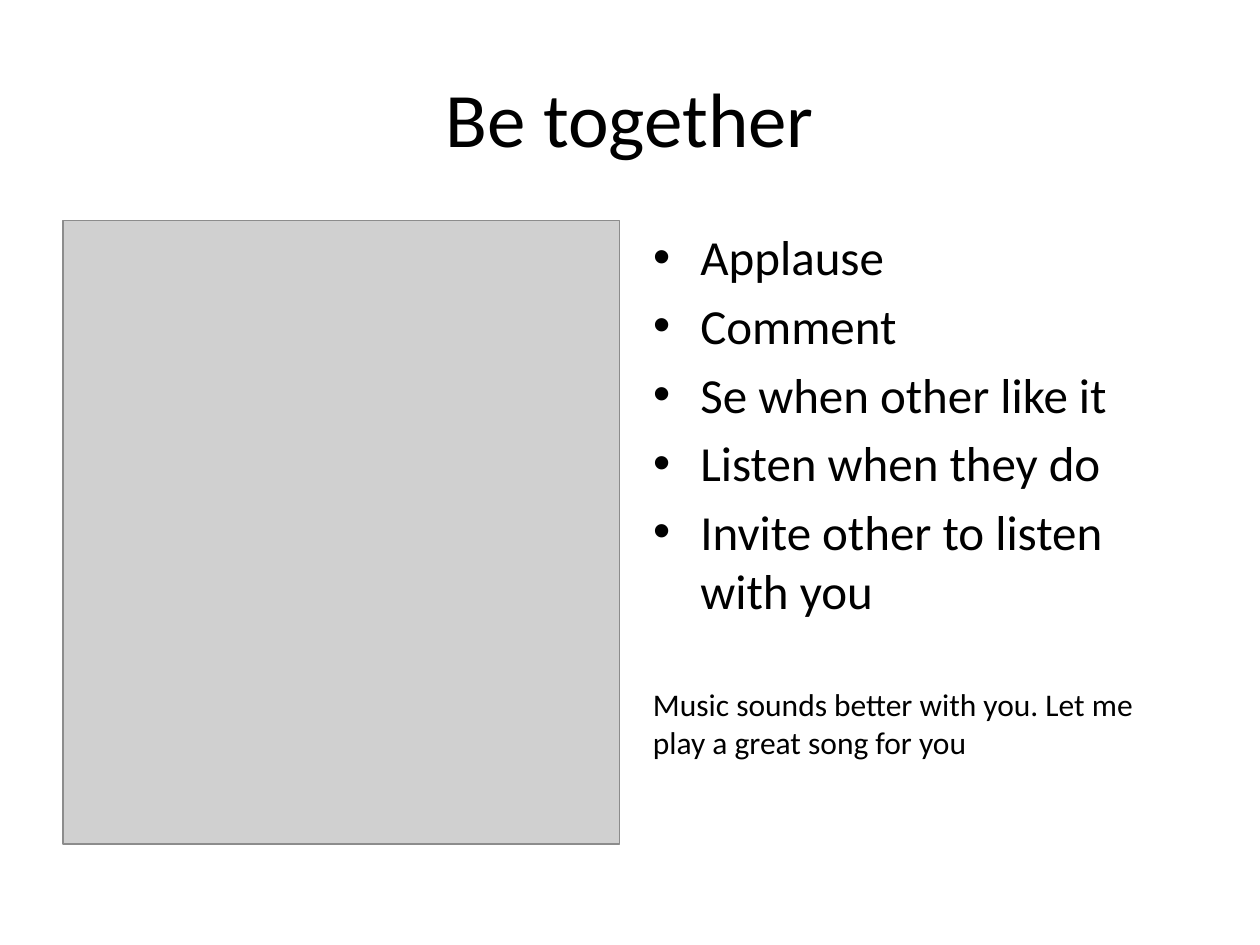
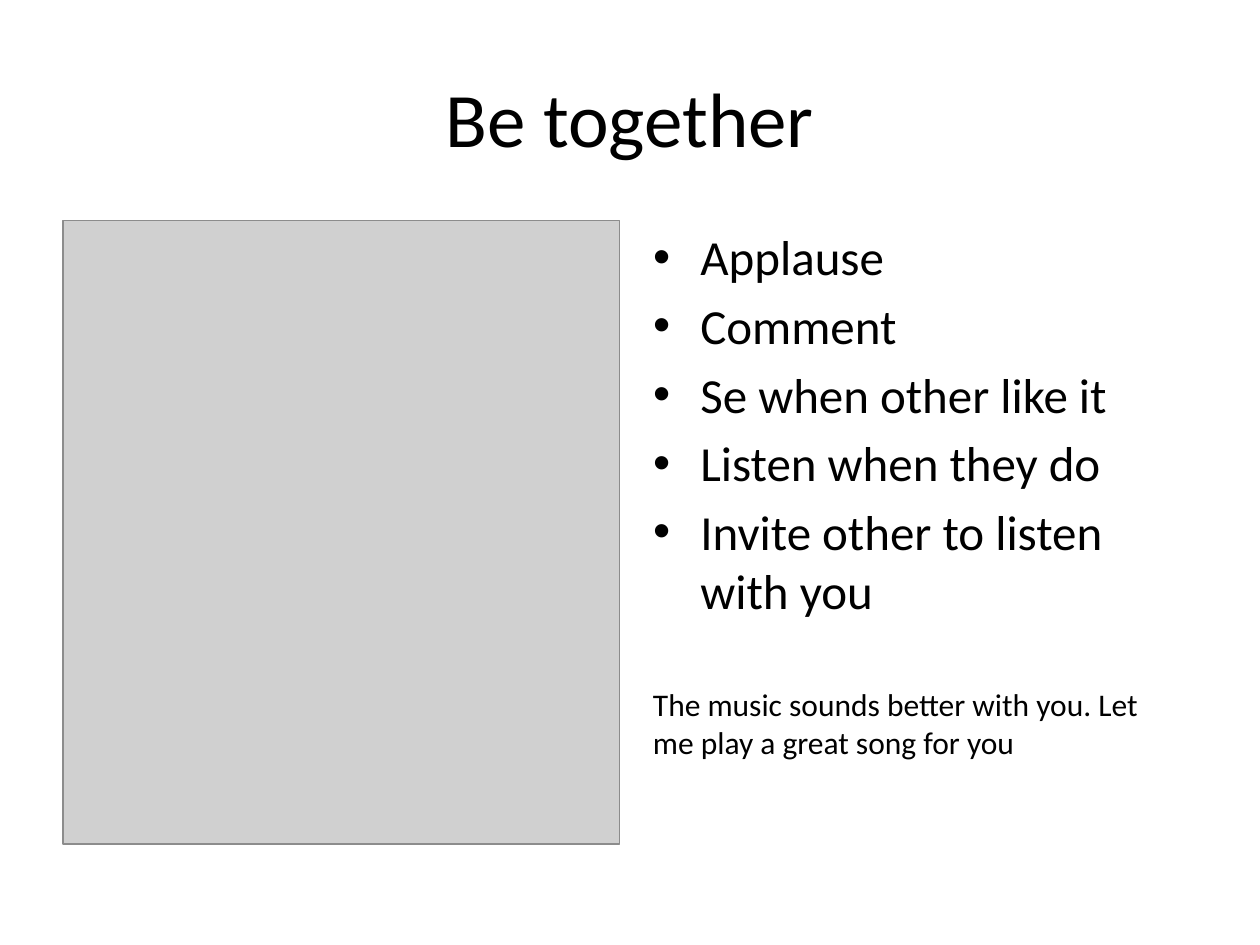
Before and after one commit to maxgronlund/digiramp, a slide deck: slide 2 of documents/strategy/consumer player/DigiRAMP Mobile.pptx. Drawn at 1260x945 pixels with LibreOffice and Linux fonts; fonts in the diff are those of the drawing; grey boxes stand for pictures. Boxes give left, top, right and bottom in pixels: in the first picture for what was removed or moved away, otherwise in the second. Text is boxed around its words. In the diff, an @@ line names an element or a change of style, - is before the commit and + after.

```diff
--- a/documents/strategy/consumer player/DigiRAMP Mobile.pptx
+++ b/documents/strategy/consumer player/DigiRAMP Mobile.pptx
@@ text at (653, 694, 1137, 760): text changed @@
-Music sounds better with you. Let me play a great song for you
+The music sounds better with you. Let me play a great song for you
```
Also in this commit, not shown: 3 other slides changed, 9 other files.
